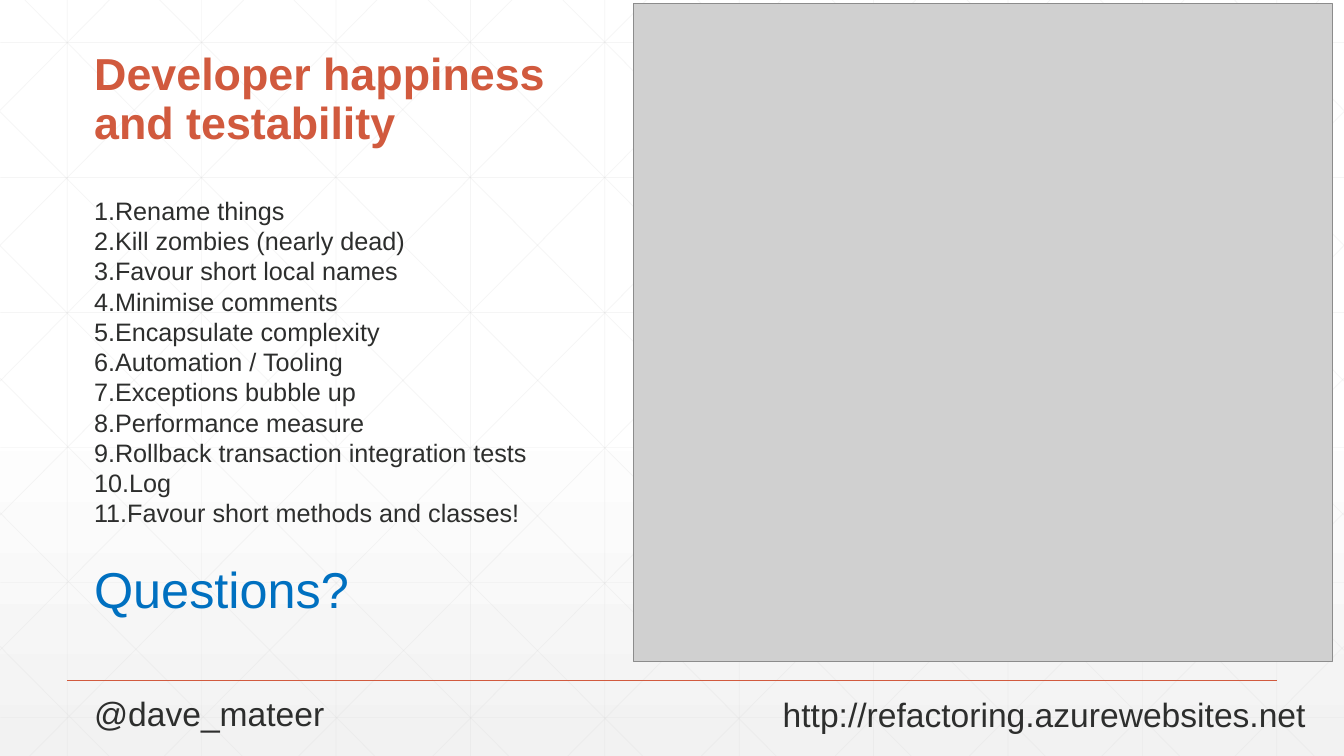
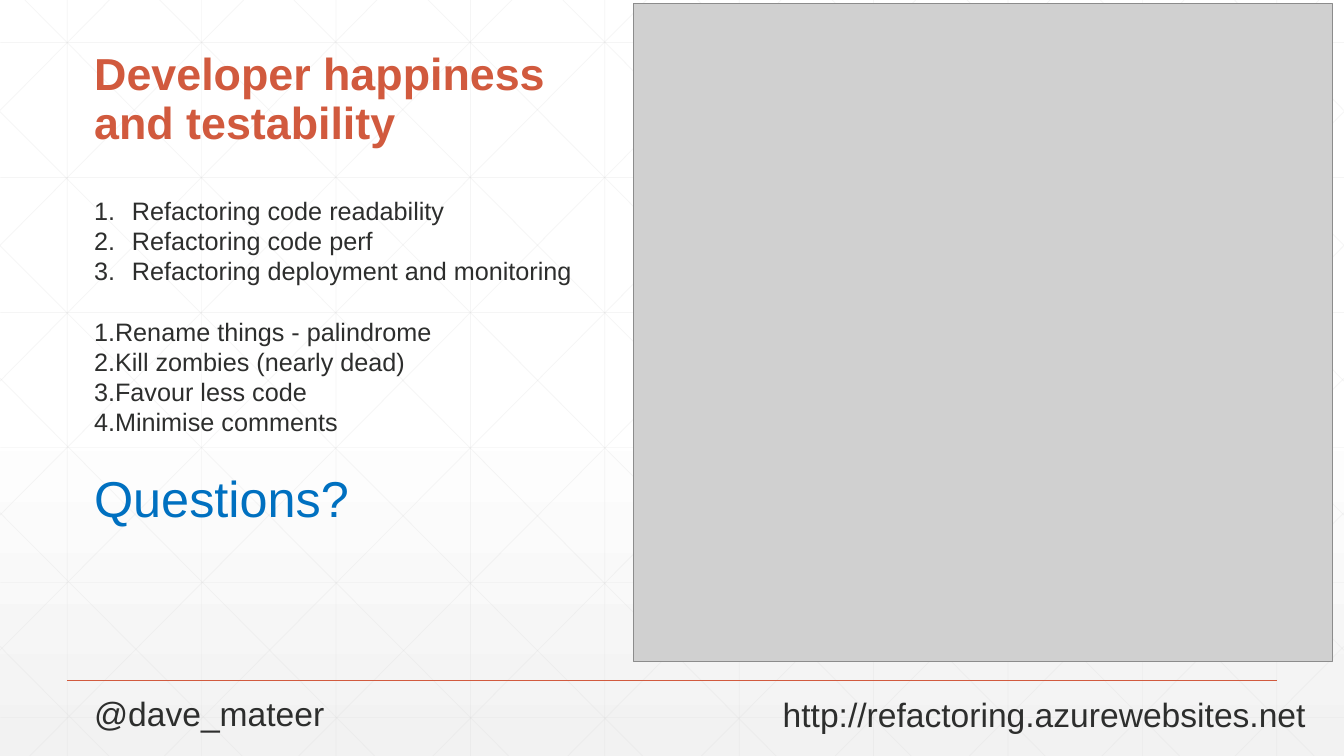
Before and after one commit to djhmateer/Refactoring, a slide deck: slide 40 of X Presentation.pptx (slide 36 before the commit). Drawn at 1344x756 pixels with LibreOffice and Linux fonts; fonts in the diff are those of the drawing; grey boxes stand for pictures. Boxes give left, top, right and bottom in pixels: in the first picture for what was removed or moved away, otherwise in the second. Text is boxed around its words. In the diff, an @@ line names an element or a change of style, - is before the commit and + after.

```diff
--- a/X Presentation.pptx
+++ b/X Presentation.pptx
@@ text at <box>94,201,572,346</box>: text changed @@
-1.Rename things
+1. Refactoring code readability
+2. Refactoring code perf
+3. Refactoring deployment and monitoring
+1.Rename things - palindrome
@@ text at <box>94,322,526,523</box>: paragraphs removed @@
-5.Encapsulate complexity
-6.Automation / Tooling
-7.Exceptions bubble up
-8.Performance measure
-9.Rollback transaction integration tests
-10.Log
-11.Favour short methods and classes!
@@ text at <box>94,382,307,402</box>: text changed @@
-3.Favour short local names
+3.Favour less code
```
Also in this commit, not shown: 6 slides added, 2 slides removed.
